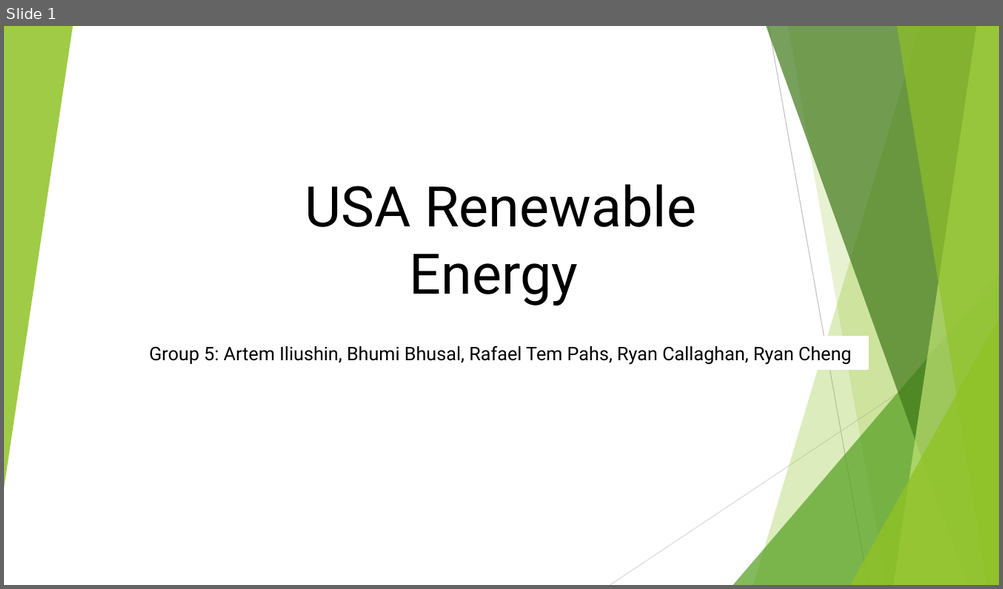
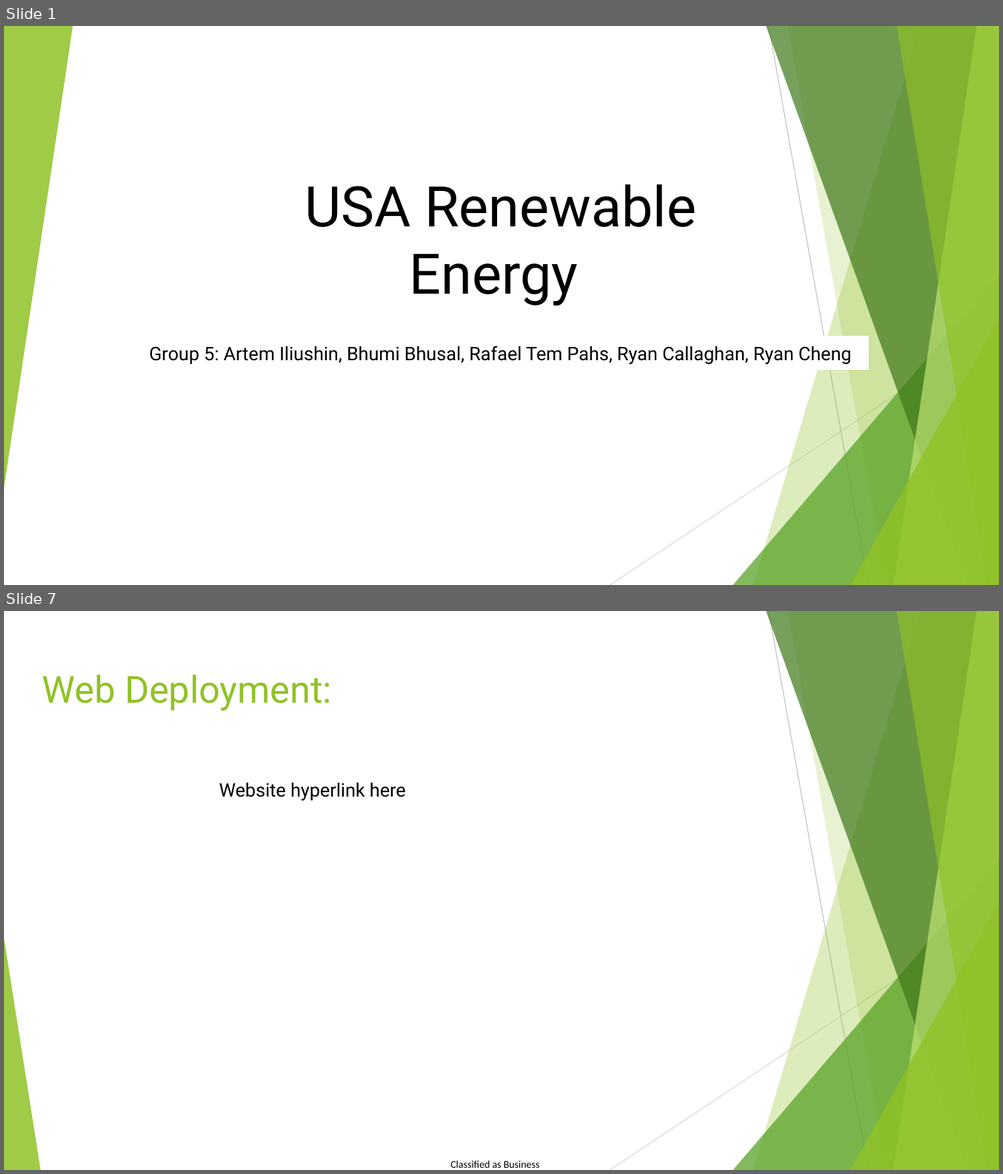
Before and after one commit to ailiushin/group5_project3, a slide deck: Group5_Presentation1.pptx. Shown one above the other, each under a label of ours: slide 1 before the commit, slides 1 and 7 after it; the slides between them are not shown. The pictures are 1003x589 and 1003x1174 pixels, drawn with LibreOffice and Linux fonts; fonts in the diff are those of the drawing; background and template pictures are left out. Boxes give left, top, right and bottom in pixels: in the first picture for what was removed or moved away, otherwise in the second. Text is boxed around its words. In the diff, an @@ line names an element or a change of style, - is before the commit and + after.

```diff
--- a/Group5_Presentation1.pptx
+++ b/Group5_Presentation1.pptx
@@ slide 7 added at bbox=[4, 611, 999, 1170], background #FFFFFF; not listed: 9 template elements that a slide beside it also shows @@
@@ title added at bbox=[42, 675, 332, 711], 36 pt, text #90C226 @@
+Web Deployment:
@@ text added at bbox=[219, 783, 406, 801], 18 pt, text #000000 @@
+Website hyperlink here
@@ triangle added at bbox=[4, 939, 40, 1170], fill #90C226 at 85% opacity @@
@@ text added at bbox=[450, 1161, 540, 1168], 10 pt, text #000000 @@
+Classified as Business
```
Also in this commit, not shown: 2 slides changed, 3 other slides added, 1 slide removed, 11 other files.
